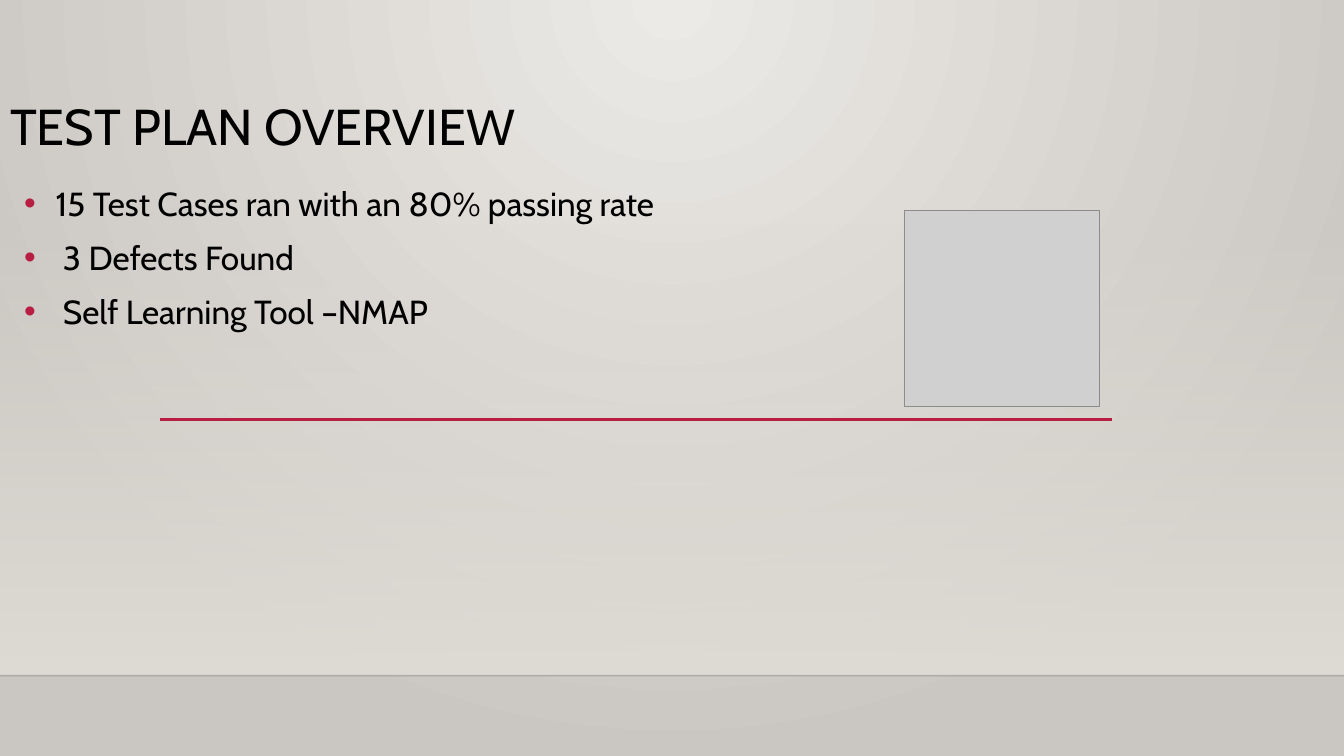
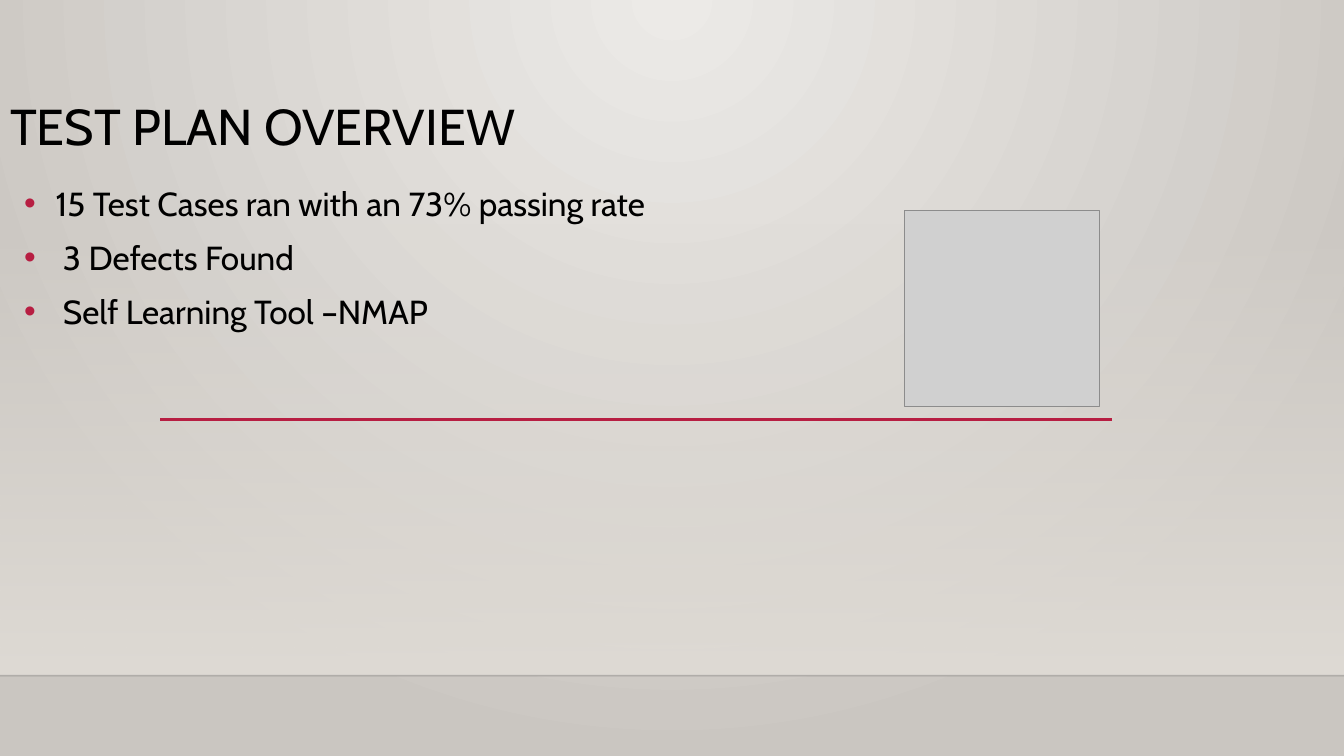
Before and after one commit to wisechristopher87/Class12Capstone, a slide deck: slide 3 of Capstone Presentation/Capstone Powerpoint Presentation.pptx. Drawn at 1344x756 pixels with LibreOffice and Linux fonts; fonts in the diff are those of the drawing; grey boxes stand for pictures; background and template pictures are left out. Boxes give left, top, right and bottom in pixels: in the first picture for what was removed or moved away, otherwise in the second. Text is boxed around its words. In the diff, an @@ line names an element or a change of style, - is before the commit and + after.

Commit message:
Updating Powerpoint

```diff
--- a/Capstone Presentation/Capstone Powerpoint Presentation.pptx
+++ b/Capstone Presentation/Capstone Powerpoint Presentation.pptx
@@ text at [56, 191, 645, 224]: text changed @@
-• 15 Test Cases ran with an 80% passing rate
+• 15 Test Cases ran with an 73% passing rate
```
Also in this commit, not shown: 2 slides removed.
